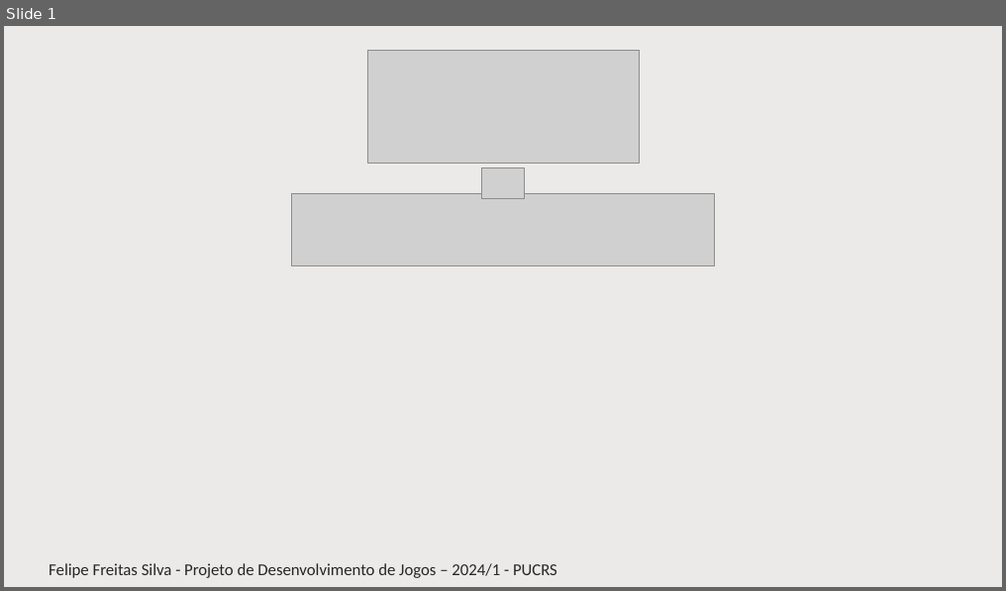
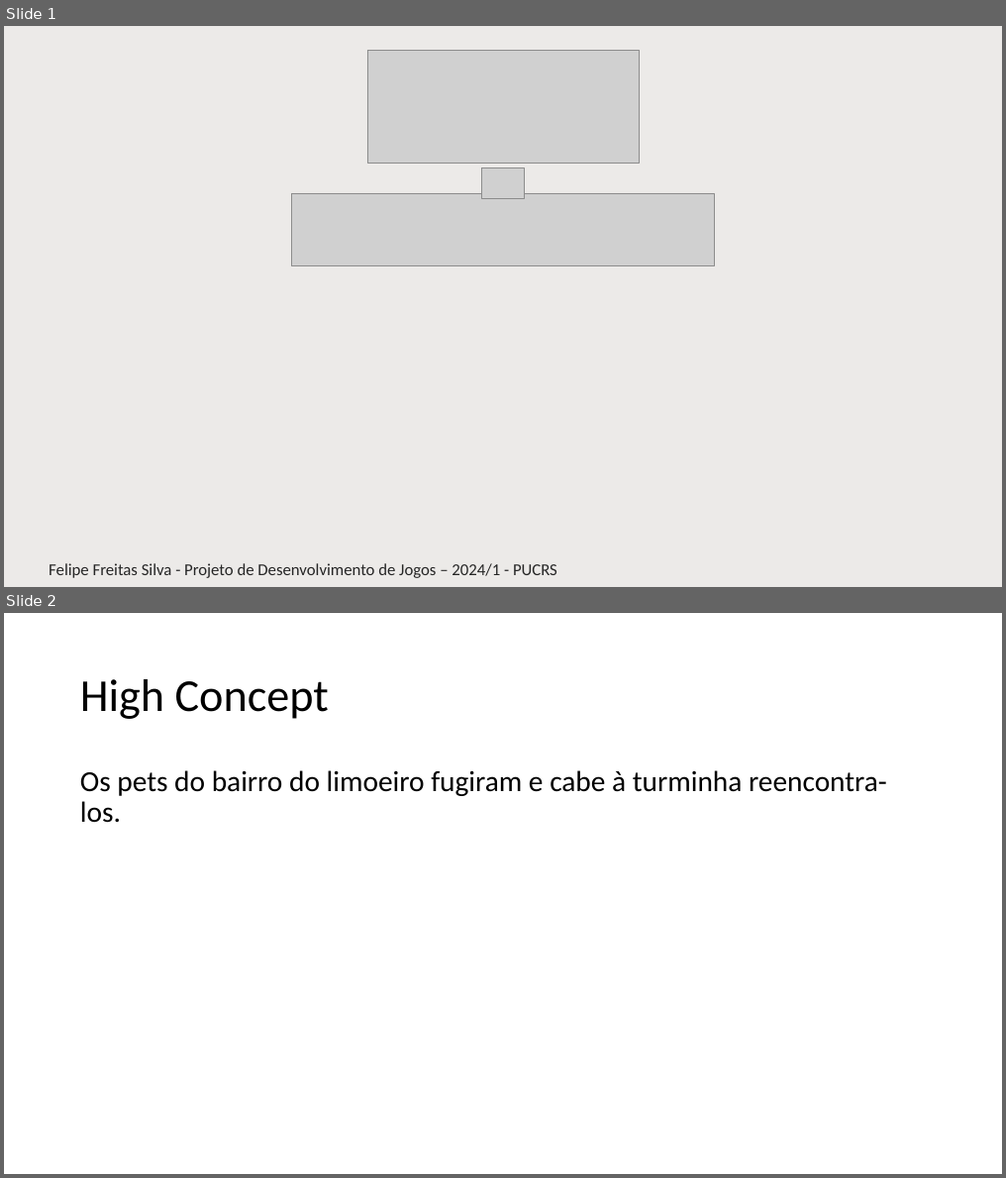
Before and after one commit to EngenhariaSoftwarePUCRS/Projeto_de_Desenvolvimento_de_Jogos, a slide deck: Trabalho/Parte1_Pitch/Pitch__Fuga_dos_Pets__Felipe_Freitas_Silva.pptx. Shown one above the other, each under a label of ours: slide 1 before the commit, slides 1 and 2 after it. The pictures are 1006x591 and 1006x1178 pixels, drawn with LibreOffice and Linux fonts; fonts in the diff are those of the drawing; grey boxes stand for pictures; background and template pictures are left out. Boxes give left, top, right and bottom in pixels: in the first picture for what was removed or moved away, otherwise in the second. Text is boxed around its words. In the diff, an @@ line names an element or a change of style, - is before the commit and + after.

```diff
--- a/Trabalho/Parte1_Pitch/Pitch__Fuga_dos_Pets__Felipe_Freitas_Silva.pptx
+++ b/Trabalho/Parte1_Pitch/Pitch__Fuga_dos_Pets__Felipe_Freitas_Silva.pptx
@@ slide 2 added at [4, 613, 1002, 1174], background #FFFFFF @@
@@ title added at [80, 679, 329, 719], 44 pt, text #000000 @@
+High Concept
@@ text added at [80, 770, 887, 823], 28 pt, text #000000 @@
+Os pets do bairro do limoeiro fugiram e cabe à turminha reencontra-los.
```
Also in this commit, not shown: 18 other slides added.
